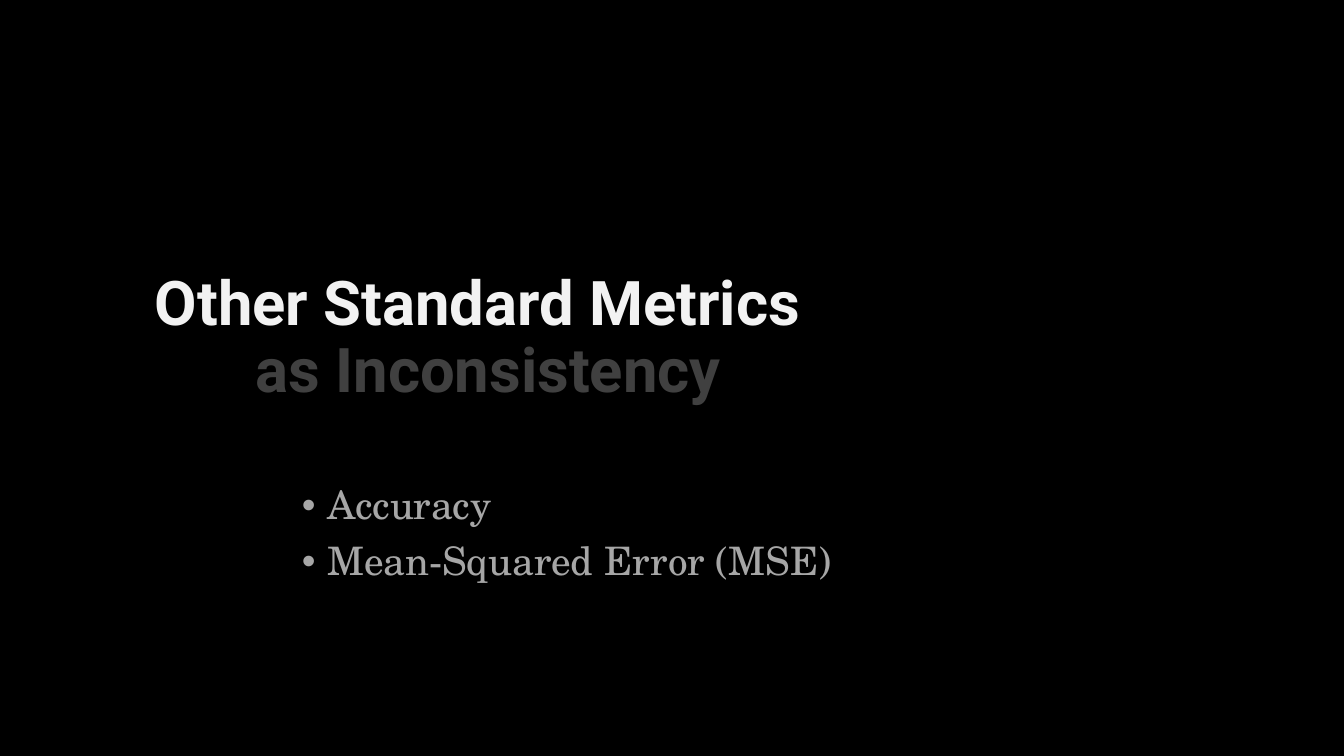
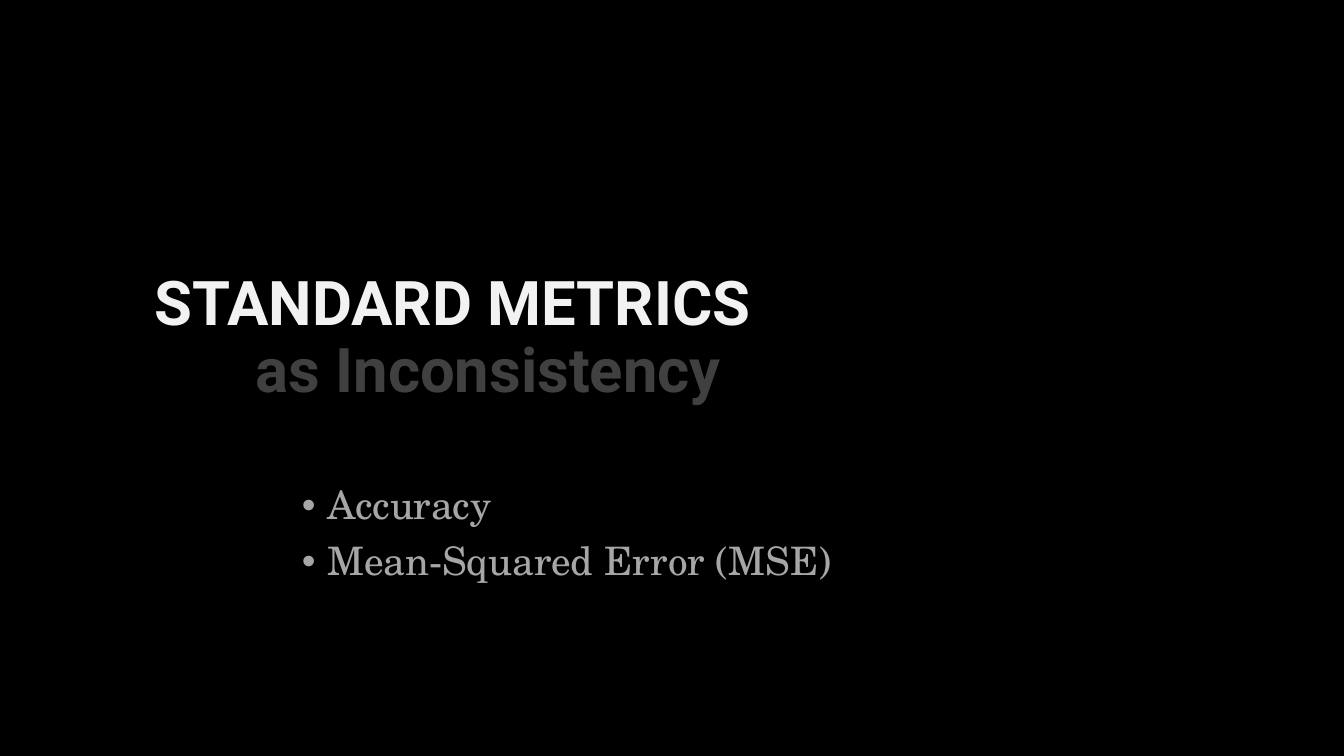
Before and after one commit to orichardson/pdg-expts, a slide deck: slide 13 of present/AISTATS-2022/one-true-loss.pptx (slide 12 before the commit). Drawn at 1344x756 pixels with LibreOffice and Linux fonts; fonts in the diff are those of the drawing. Boxes give left, top, right and bottom in pixels: in the first picture for what was removed or moved away, otherwise in the second. Text is boxed around its words. In the diff, an @@ line names an element or a change of style, - is before the commit and + after.

```diff
--- a/present/AISTATS-2022/one-true-loss.pptx
+++ b/present/AISTATS-2022/one-true-loss.pptx
@@ title at [155,280,751,405]: text changed @@
-Other Standard Metrics
-as Inconsistency
+STANDARD METRICS
+as Inconsistency
```
Also in this commit, not shown: 10 other slides changed, 7 slides added, 8 slides removed, 1 other file.
